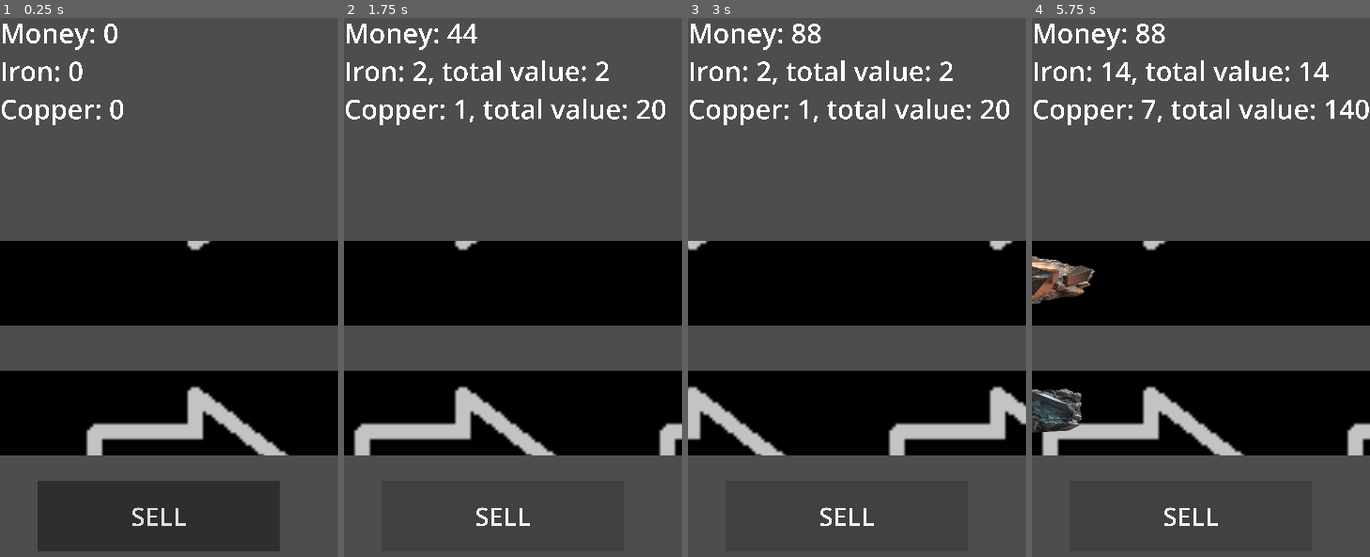
Above: before the commit, frames 1-4 (left to right).
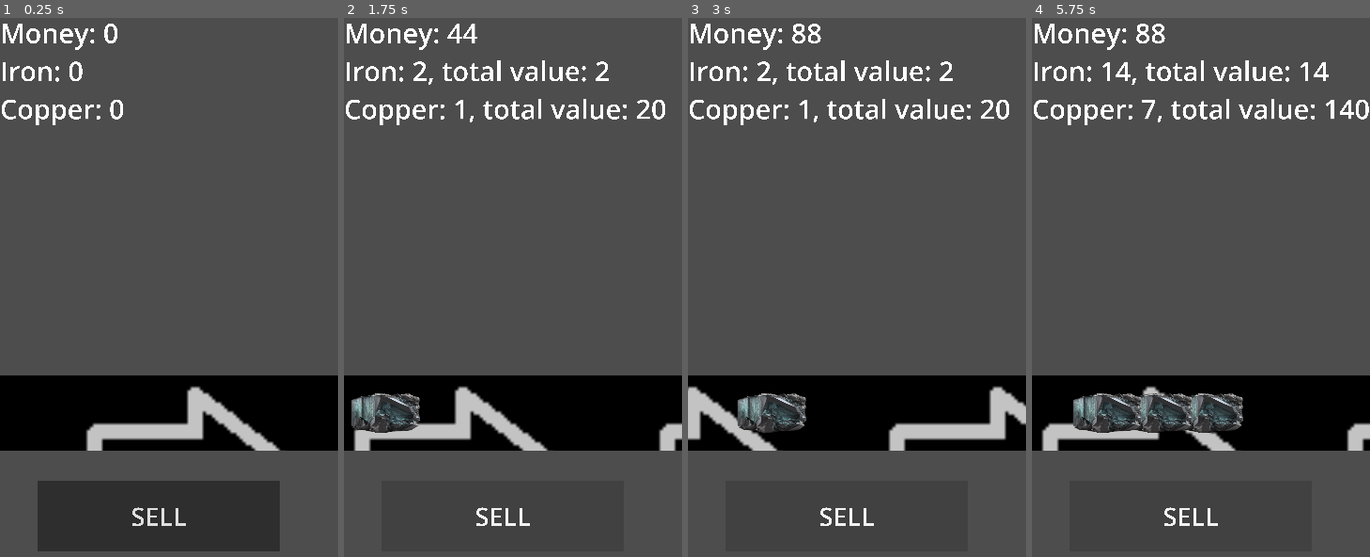
Above: after the commit, the same moments.

Repository: TheHaput/IdleProyecto
Game: Godot game, scene res://scenes/main.tscn
Same seed, same stepped clock (60 frames per second), same inputs: the game is played once before the commit and once after it.
Inputs:
- Up to frame 1 (0.25 s): no input
- Up to frame 2 (1.75 s): click "SELL" at 0.5 s; click "SELL" at 1.25 s
- Up to frame 3 (3 s): click "SELL" at 2 s
- Up to frame 4 (5.75 s): no input

The runs differ from the first frame. In frame 1, 17% of the frame differs, in the area x 0-100%, y 41-82%; in frame 2, 19%; in frame 3, 19%; in frame 4, 21%.

Commit message:
Modificado cómo funcionan las cintas

Diff:
--- /dev/null
+++ b/idleproyecto/resources/IronResource.tres
@@ -0,0 +1,10 @@
+[gd_resource type="Resource" script_class="Item" load_steps=3 format=3 uid="uid://ddyrwdiqnjby1"]
+
+[ext_resource type="Script" path="res://scripts/Item.gd" id="1_n48fo"]
+[ext_resource type="Texture2D" uid="uid://dikst82eckk55" path="res://assets/sprites/ironOre.png" id="2_g3iij"]
+
+[resource]
+script = ExtResource("1_n48fo")
+name = "Iron"
+value = 1
+sprite = ExtResource("2_g3iij")
--- a/idleproyecto/scenes/conveyor.tscn
+++ b/idleproyecto/scenes/conveyor.tscn
@@ -1,8 +1,10 @@
-[gd_scene load_steps=5 format=3 uid="uid://df4hmpimw53v4"]
+[gd_scene load_steps=7 format=3 uid="uid://df4hmpimw53v4"]
 
 [ext_resource type="Script" path="res://scripts/ConveyorBelt.gd" id="1_63gp6"]
 [ext_resource type="Shader" path="res://assets/shaders/conveyorAnimation.gdshader" id="2_x4rgq"]
 [ext_resource type="Texture2D" uid="uid://dncnktx4bwvg1" path="res://assets/sprites/Conveyor 22222.png" id="3_k0vku"]
+[ext_resource type="Texture2D" uid="uid://dueo8yulcsk3m" path="res://assets/sprites/Machine_sprite.png" id="4_126ku"]
+[ext_resource type="Script" path="res://scripts/Machine.gd" id="5_c23sg"]
 
 [sub_resource type="ShaderMaterial" id="ShaderMaterial_cyh4c"]
 shader = ExtResource("2_x4rgq")
@@ -12,10 +14,18 @@
 [node name="Conveyor" type="Sprite2D"]
 texture_repeat = 2
 material = SubResource("ShaderMaterial_cyh4c")
-position = Vector2(1072.25, 147)
-scale = Vector2(21.495, 3)
+position = Vector2(9, 10)
+scale = Vector2(0.9, 0.2)
 texture = ExtResource("3_k0vku")
+centered = false
+offset = Vector2(-10, -50)
 script = ExtResource("1_63gp6")
 
-[node name="ItemContainer" type="Node2D" parent="."]
-position = Vector2(-49.6362, -1.66667)
+[node name="Machines" type="Node2D" parent="."]
+visible = false
+
+[node name="Machine1" type="Sprite2D" parent="Machines" groups=["Machines"]]
+position = Vector2(50, 0)
+scale = Vector2(0.03, 0.15)
+texture = ExtResource("4_126ku")
+script = ExtResource("5_c23sg")
--- a/idleproyecto/scenes/main.tscn
+++ b/idleproyecto/scenes/main.tscn
@@ -10,11 +10,4 @@
 [node name="GUI" parent="." instance=ExtResource("1_ofy2d")]
 
 [node name="Conveyor" parent="." instance=ExtResource("2_43lhq")]
-position = Vector2(0, 105.825)
-scale = Vector2(1.265, 0.225)
-offset = Vector2(49.9651, 0.333333)
-
-[node name="Conveyor2" parent="." instance=ExtResource("2_43lhq")]
-position = Vector2(0, 71)
-scale = Vector2(1.265, 0.225)
-offset = Vector2(49.9651, 1.93334)
+position = Vector2(9, 106)
--- a/idleproyecto/scripts/ConveyorBelt.gd
+++ b/idleproyecto/scripts/ConveyorBelt.gd
@@ -1,50 +1,66 @@
-extends Sprite2D # Keep extending Sprite2D since it's still the root node
+# Conveyor.gd
+extends Node2D
 
-var slot_count = 20
-var slot_width = 25
-var conveyor_y_position = 0
-var slot_speed = 2
-var conveyor_slots = []
-var item_sprites = []
+var items := []
+var item_sprites := []
+var item_spawn_timer: Timer
 
-func _ready():
-	# Initialize conveyor slots and item sprites
-	var item_container = $ItemContainer # Reference to the ItemContainer Node2D
-	for i in range(slot_count):
-		conveyor_slots.append(null)
-		var sprite_instance = Sprite2D.new()
-		sprite_instance.visible = false # Initially invisible
-		item_sprites.append(sprite_instance)
-		item_container.add_child(sprite_instance) # Add to ItemContainer
+# Constants
+const ITEM_TYPE = preload("res://resources/IronResource.tres") # TODO This will be assigned by the main game loop
+const SPAWN_FREQUENCY = 1.5
+const MOVEMENT_SPEED = 10
 
-	start_conveyor()
+func ready():
+	# Create a timer
+	item_spawn_timer = Timer.new()
+	item_spawn_timer.wait_time = SPAWN_FREQUENCY
+	item_spawn_timer.autostart = true
+	add_child(item_spawn_timer)
+	item_spawn_timer.connect("timeout", _on_item_spawn_timeout)
 
-func start_conveyor():
-	var timer = Timer.new()
-	timer.wait_time = slot_speed
-	timer.connect("timeout", _move_items)
-	add_child(timer)
-	timer.start()
+func _on_item_spawn_timeout():
+	var new_item = ITEM_TYPE.new()
+	add_item(new_item)
 
-func _move_items():
-	# Shift items to the right, from the last slot to the first
-	for i in range(slot_count - 1, 0, -1):
-		conveyor_slots[i] = conveyor_slots[i - 1]
-	conveyor_slots[0] = null # First slot gets new item or stays empty
-	update_display()
+func _process(delta):
+	move_items()
 
-func add_item(item: ResourceData):
-	conveyor_slots[0] = item # Place a new item in the first slot
-	update_display()
+func add_item(item: Item):
+	# Create a sprite for the item
+	var sprite = Sprite2D.new()
+	sprite.texture = item.sprite
+	sprite.position = Vector2.ZERO
+	sprite.scale = Vector2(0.125, 0.3)
 
-func update_display():
-	# Update the item sprites based on conveyor_slots
-	for i in range(slot_count):
-		if conveyor_slots[i]:
-			item_sprites[i].texture = conveyor_slots[i].sprite
-			item_sprites[i].position = Vector2(i * slot_width, conveyor_y_position) # Adjust position based on slot index
-			item_sprites[i].scale = Vector2(0.125, 0.3)
-			print_debug(item_sprites[i].position)
-			item_sprites[i].visible = true
-		else:
-			item_sprites[i].visible = false
+	# Add the item to the queue and scene
+	items.append(item)
+	item_sprites.append(sprite)
+	add_child(sprite)
+
+func get_item() -> Item:
+	# Remove the sprite and return the item data
+	if items.size() > 0:
+		item_sprites.pop_front().queue_free()
+		return items.pop_front()
+
+	return null
+
+func move_items():
+	# Logic to move items along the conveyor
+	for sprite in item_sprites:
+		sprite.position.x += MOVEMENT_SPEED * get_process_delta_time()
+		check_machine_interaction(sprite)
+		check_end_of_line(sprite)
+
+func check_machine_interaction(sprite: Sprite2D):
+	# Check if an item should interact with a machine along the conveyor
+	for machine in get_tree().get_nodes_in_group("Machines"):
+		if sprite.position.distance_to(machine.position) < 3:  # Example proximity check
+			machine.interact_with_conveyor(self)
+
+func check_end_of_line(sprite: Sprite2D):
+	# Logic for when an item reaches the end of the conveyor
+	if sprite.position.x > get_viewport_rect().size.x:
+		sprite.queue_free()  # Remove the sprite from the scene
+		item_sprites.erase(sprite)  # Remove the sprite from the array
+		# TODO sell or store in warehouse
--- /dev/null
+++ b/idleproyecto/scripts/Inventory.gd
@@ -0,0 +1,12 @@
+# Inventory.gd
+extends Node  # Or use a non-Node resource if it's just data
+
+var items: Array = []
+
+func add_item(item: Item) -> void:
+	items.append(item)
+
+func remove_item() -> Item:
+	if items.size() > 0:
+		return items.pop_front()
+	return null
--- a/idleproyecto/scripts/Item.gd
+++ b/idleproyecto/scripts/Item.gd
@@ -2,6 +2,6 @@
 
 class_name Item
 
-var name: String = ""
-var value: int = 0
-var sprite: Texture = null
+@export var name: String = ""
+@export var value: int = 0
+@export var sprite: Texture = null
--- a/idleproyecto/scripts/Machine.gd
+++ b/idleproyecto/scripts/Machine.gd
@@ -13,4 +13,5 @@
 	var item = conveyor.get_item()  # Get the item from the conveyor
 	if item:
 		var new_item = process_item(item)
-		conveyor.add_item(new_item)  # Place the transformed item back on the conveyor
+		print_debug("Item processed")
+		#conveyor.add_item(new_item)  # Place the transformed item back on the conveyor
--- a/idleproyecto/scripts/MainGameLoop.gd
+++ b/idleproyecto/scripts/MainGameLoop.gd
@@ -11,7 +11,7 @@
 		if "Conveyor" in child.name:
 			conveyor_nodes.append(child)
 
-	iron_resource = preload("res://resources/Iron.tres")
+	iron_resource = preload("res://resources/IronResource.tres")
 	copper_resource = preload("res://resources/Copper.tres")
 
 	# Llamar a la función add_item en el Conveyor nada mas carga la escena
@@ -25,6 +25,7 @@
 	timer.start()
 
 func _on_timer_timeout():
+	print_debug("Timer timeout")
 	# Llamar a add_item repetidamente
 	for i in range(conveyor_nodes.size()):
 		var conveyor = conveyor_nodes[i]
